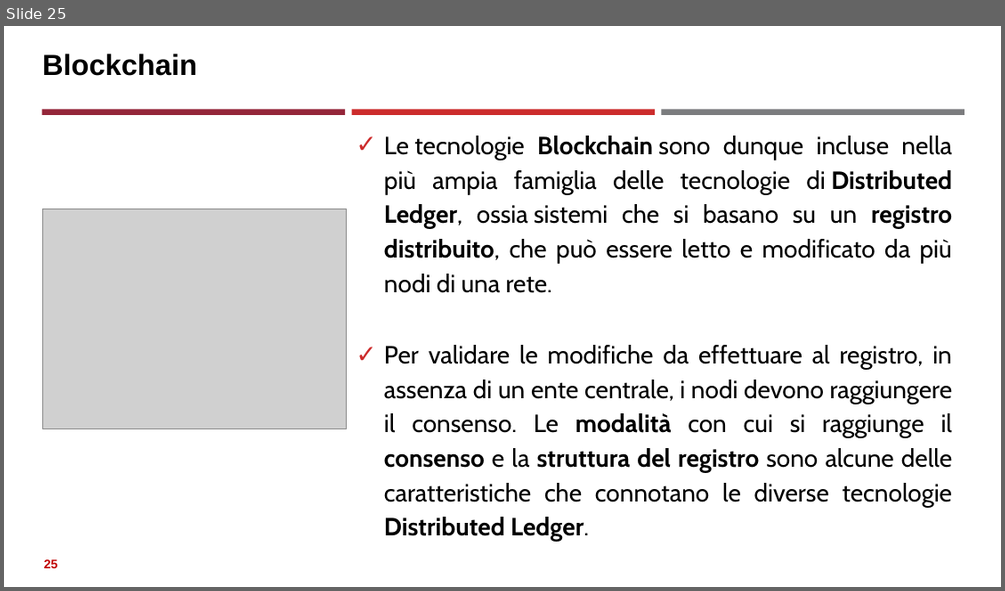
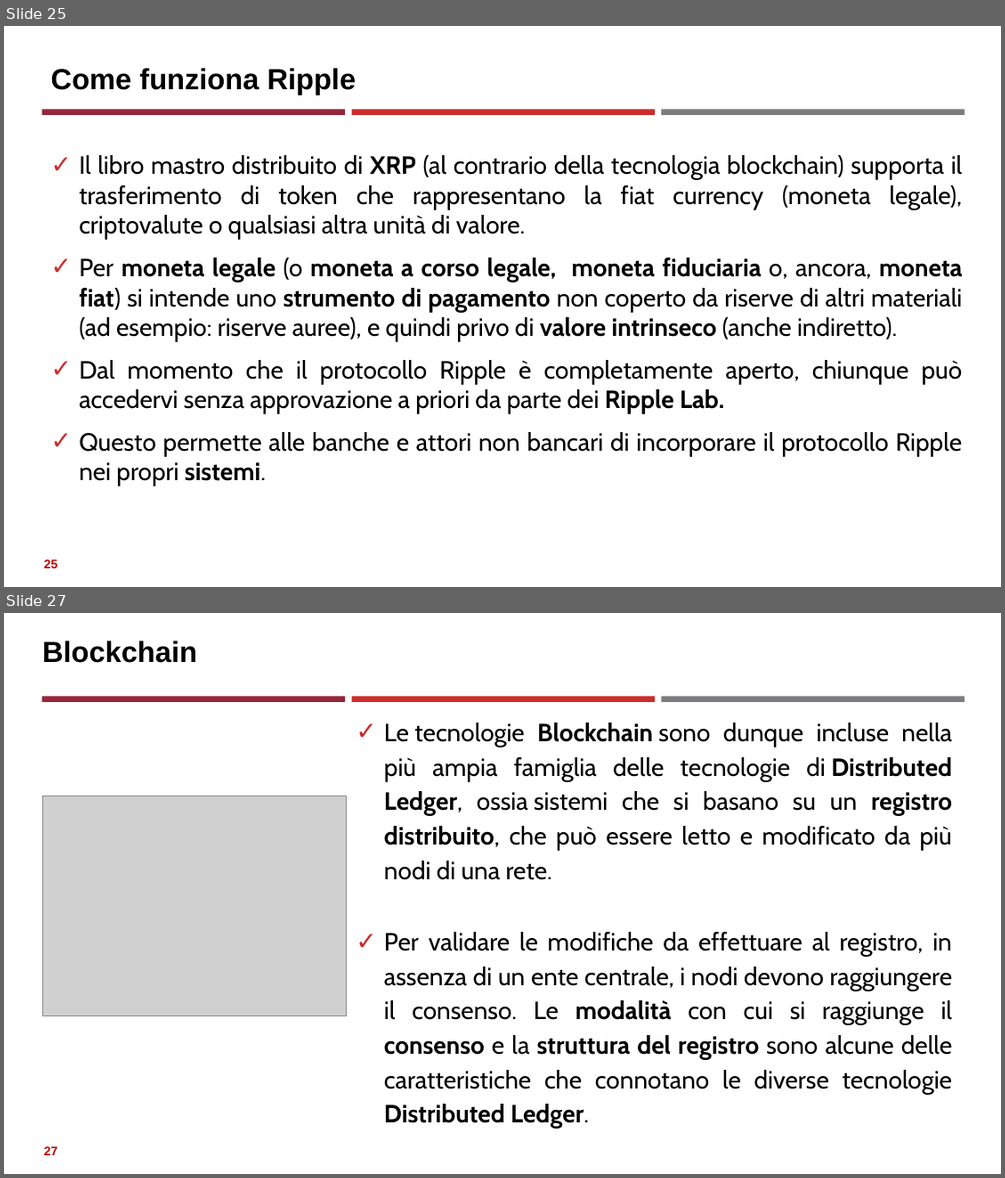
Before and after one commit to neural1977/data_science_interview_material, a slide deck: Assicurazioni/Distributed Ledger Technology_ita.pptx. Shown one above the other, each under a label of ours: slide 25 before the commit, slides 25 and 27 after it; the slides between them are not shown. The pictures are 1005x591 and 1005x1178 pixels, drawn with LibreOffice and Linux fonts; fonts in the diff are those of the drawing; grey boxes stand for pictures. Boxes give left, top, right and bottom in pixels: in the first picture for what was removed or moved away, otherwise in the second. Text is boxed around its words. In the diff, an @@ line names an element or a change of style, - is before the commit and + after.

```diff
--- a/Assicurazioni/Distributed Ledger Technology_ita.pptx
+++ b/Assicurazioni/Distributed Ledger Technology_ita.pptx
@@ slide 25 added at (4,26,1001,587), background #FFFFFF; not listed: 3 template elements that a slide beside it also shows @@
@@ title added at (51,68,356,95), 28 pt, text #000000, bold @@
+Come funziona Ripple
@@ text added at (79,155,963,486), 24 pt, text #000000 @@
+✓ Il libro mastro distribuito di XRP (al contrario della tecnologia blockchain) supporta il trasferimento di token che rappresentano la fiat currency (moneta legale), criptovalute o qualsiasi altra unità di valore.
+✓ Per moneta legale (o moneta a corso legale, moneta fiduciaria o, ancora, moneta fiat) si intende uno strumento di pagamento non coperto da riserve di altri materiali (ad esempio: riserve auree), e quindi privo di valore intrinseco (anche indiretto).
+✓ Dal momento che il protocollo Ripple è completamente aperto, chiunque può accedervi senza approvazione a priori da parte dei Ripple Lab.
+✓ Questo permette alle banche e attori non bancari di incorporare il protocollo Ripple nei propri sistemi.
@@ page number added at (44,559,58,568), 12 pt, text #C00000, bold @@
+25
@@ what was slide 25 is now slide 27 @@
@@ page number at (44,1146,58,1155): text changed @@
-25
+27
```
Also in this commit, not shown: 20 slides changed, 1 other slide added, 1 other file.
